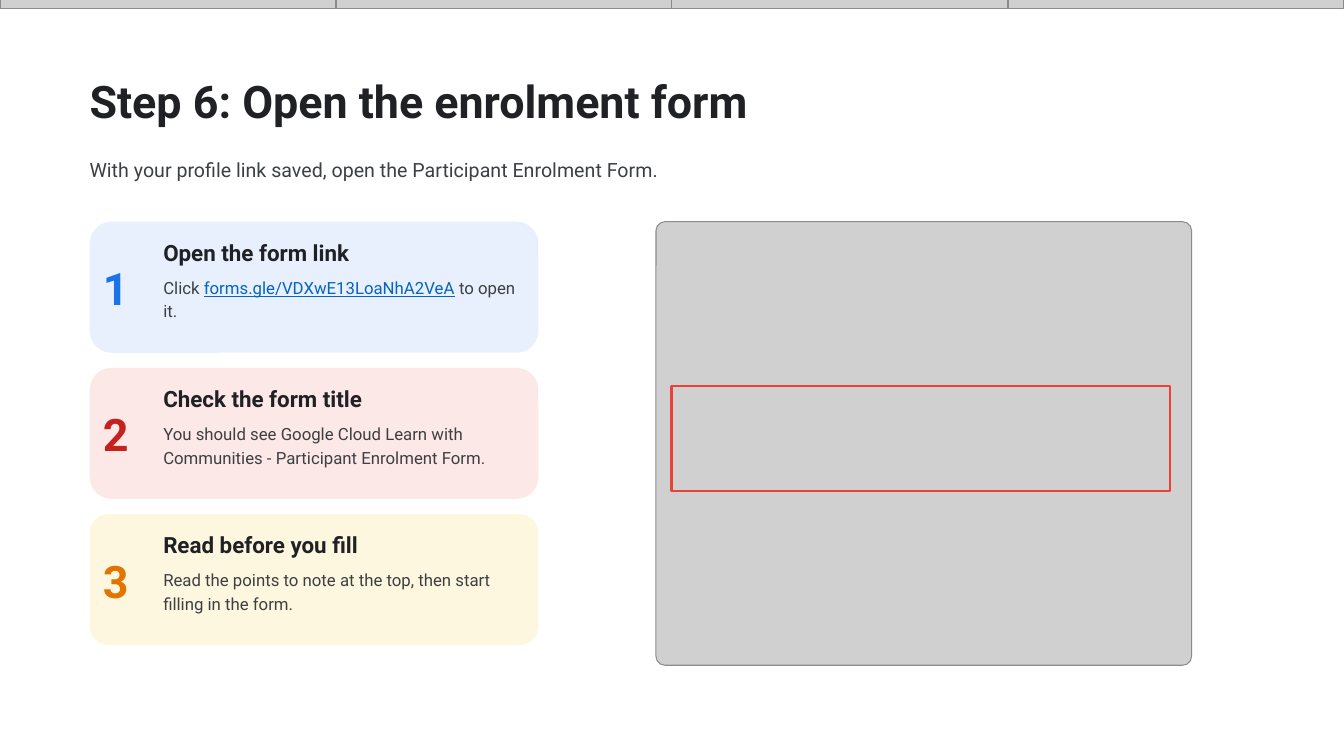
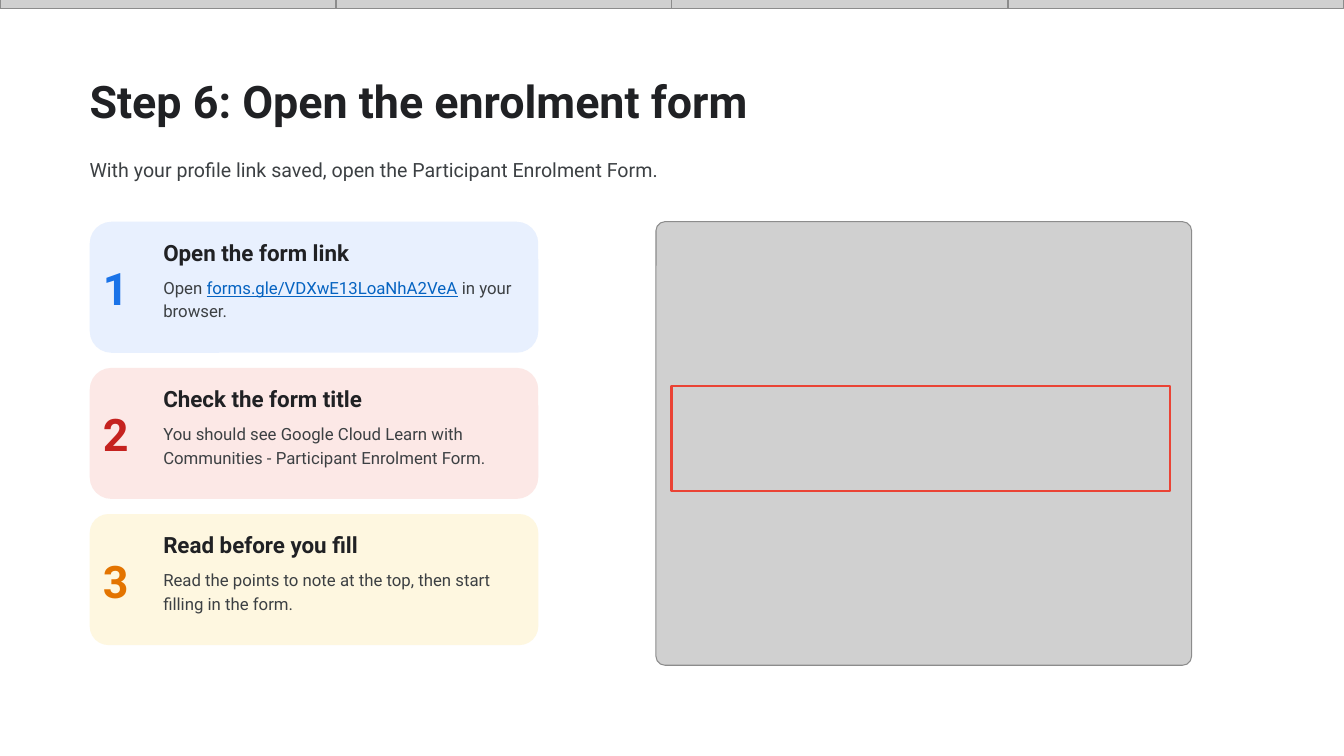
Before and after one commit to Viverun/Realism_Grade, a slide deck: slide 7 of Skill_Boost_Registration_Guide.pptx. Drawn at 1344x756 pixels with LibreOffice and Linux fonts; fonts in the diff are those of the drawing; grey boxes stand for pictures. Boxes give left, top, right and bottom in pixels: in the first picture for what was removed or moved away, otherwise in the second. Text is boxed around its words. In the diff, an @@ line names an element or a change of style, - is before the commit and + after.

```diff
--- a/Skill_Boost_Registration_Guide.pptx
+++ b/Skill_Boost_Registration_Guide.pptx
@@ text at <box>163,281,511,317</box>: text changed @@
-Click forms.gle/VDXwE13LoaNhA2VeA to open it.
+Open forms.gle/VDXwE13LoaNhA2VeA in your browser.
```
Also in this commit, not shown: 2 other slides changed, 1 other file.
